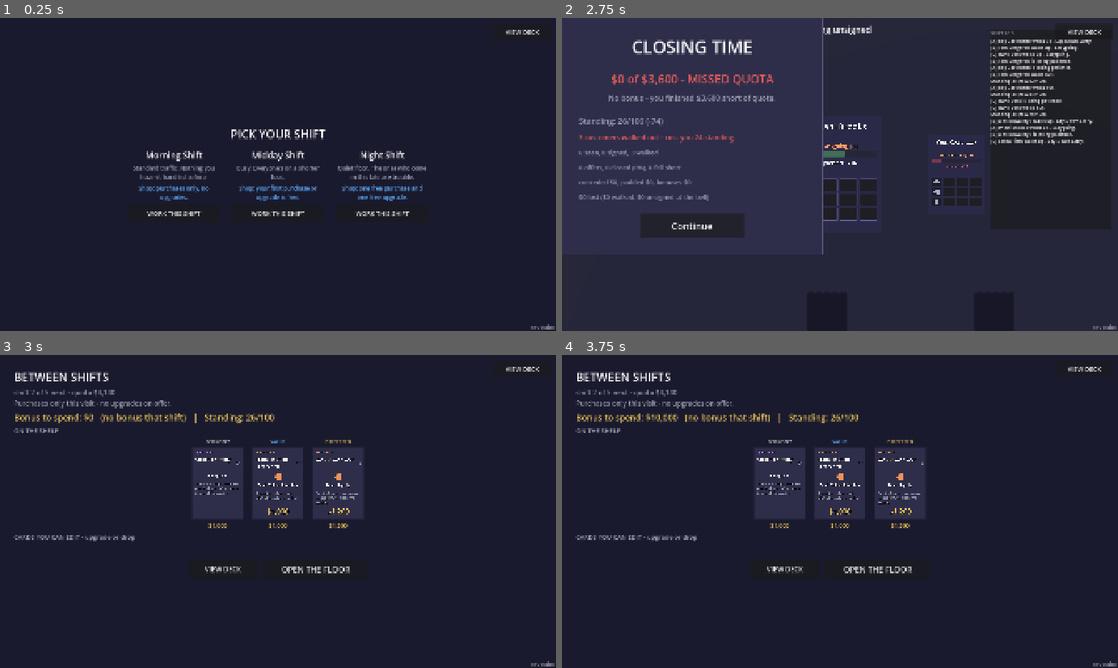
Above: before the commit, frames 1-4 (two rows, left to right).
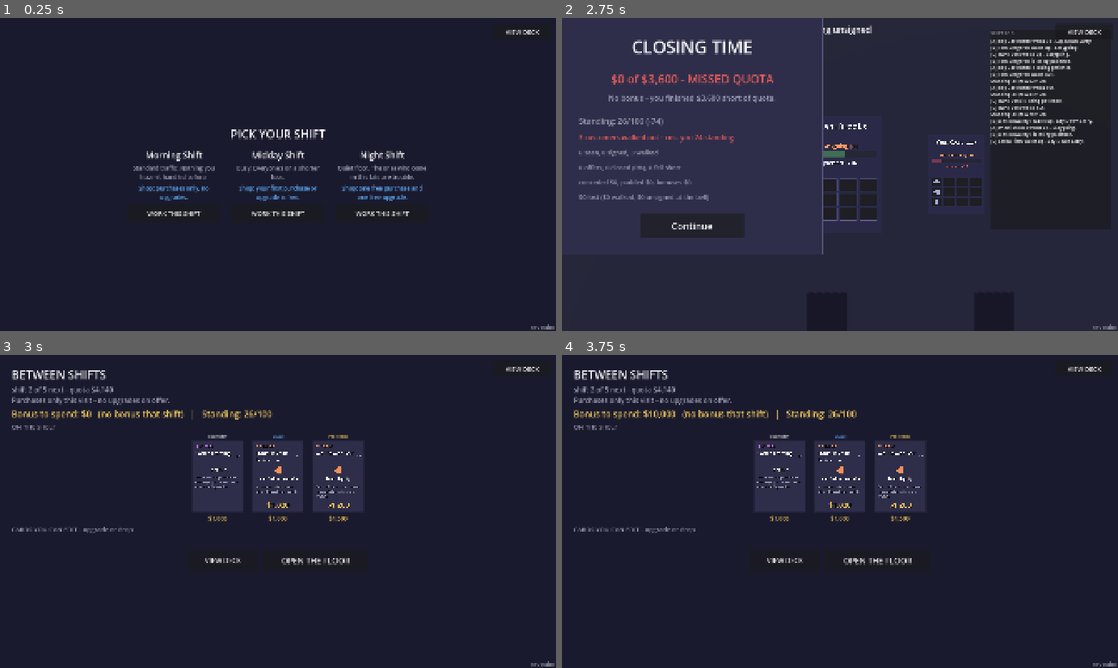
Above: after the commit, the same moments.

Repository: Painkills/RogueDealership
Game: Godot game, scene res://scenes/run.tscn
Two runs of this game, one before a commit and one after it. Both use one fixed random seed, a clock stepped at 60 frames per second and the inputs below.
Inputs (mouse positions are in pixels of both pictures, inside the frame that each line leads up to; where the layout moved, square brackets give the same spot in the first picture):
- Up to frame 1 (0.25 s): no input
- Up to frame 2 (2.75 s): click "WORK THIS SHIFT" at 0.5 s; click (589, 30) at 1.25 s; click (589, 30) at 2 s
- Up to frame 3 (3 s): click "Continue" at 2.75 s
- Up to frame 4 (3.75 s): click (840, 395) [840, 398] at 3.5 s

Frames 1-2 are identical in both runs. In frame 3, 5.6% of the frame differs, in the area x 2-66%, y 4-70%; in frame 4, 5.7%.

Commit message:
fix: rarity-tag two WIP starter cards, fix shop layout/driver fallout
wap and checkNotes were authored as starter=true before the rarity
system existed, so they never got tagged Basic - the starter-rarity
guard in test_cards.gd caught them at rarity=3 (PREFERRED).

The rarity system also inserted a new row into every shelf/deck slot,
which pushed the shop screen's Done button off-screen and broke
drive_run.gd's fixed-child-index lookups (get_child(0) used to be the
ShopCardButton, now it's the rarity label). Fixed the driver to find
the button by type like the rest of the file already does, and trimmed
the shop screen's margins/separation to fit the extra row.

Co-Authored-By: Claude Sonnet 5 <noreply@anthropic.com>

Diff:
--- a/game/data/cards/checkNotes.tres
+++ b/game/data/cards/checkNotes.tres
@@ -21,7 +21,7 @@
 text = "\"Uh... and what's really nice about this one is that... um...\""
 starter = true
 price = 1200
-rarity = 3
+rarity = 0
 effects = Array[ExtResource("1_8h0vr")]([SubResource("Resource_5u756")])
 upgraded_effects = Array[ExtResource("1_8h0vr")]([SubResource("Resource_ejqt0")])
 metadata/_custom_type_script = "uid://56yr8s6ek5x3"
--- a/game/data/products/wap.tres
+++ b/game/data/products/wap.tres
@@ -25,7 +25,7 @@
 text = "Provides financial protection from life's \"What Ifs\""
 starter = true
 price = 1250
-rarity = 3
+rarity = 0
 effects = Array[ExtResource("1_kming")]([SubResource("Resource_3ka7l")])
 upgraded_effects = Array[ExtResource("1_kming")]([SubResource("Resource_rifbx")])
 metadata/_custom_type_script = "uid://cjjt8kflgpayg"
--- a/game/scenes/shop.tscn
+++ b/game/scenes/shop.tscn
@@ -12,107 +12,107 @@
 [sub_resource type="StyleBoxFlat" id="StyleBoxFlat_8yt8d"]
 bg_color = Color(0.101960786, 0.101960786, 0.18039216, 0.88)
 
-[node name="ShopScreen" type="PanelContainer" unique_id=70490178]
+[node name="ShopScreen" type="PanelContainer" unique_id=2101934228]
 anchor_right = 1.0
 anchor_bottom = 1.0
 theme_override_styles/panel = SubResource("StyleBoxFlat_8r1wq")
 script = ExtResource("1_1l46r")
 
-[node name="Margin" type="MarginContainer" parent="." unique_id=1952534207]
+[node name="Margin" type="MarginContainer" parent="." unique_id=1618291230]
 layout_mode = 2
-theme_override_constants/margin_left = 48
-theme_override_constants/margin_top = 48
-theme_override_constants/margin_right = 48
-theme_override_constants/margin_bottom = 48
+theme_override_constants/margin_left = 40
+theme_override_constants/margin_top = 40
+theme_override_constants/margin_right = 40
+theme_override_constants/margin_bottom = 40
 
-[node name="Column" type="VBoxContainer" parent="Margin" unique_id=765325505]
+[node name="Column" type="VBoxContainer" parent="Margin" unique_id=2036267863]
 layout_mode = 2
-theme_override_constants/separation = 10
+theme_override_constants/separation = 8
 
-[node name="TitleLabel" type="Label" parent="Margin/Column" unique_id=538357009]
+[node name="TitleLabel" type="Label" parent="Margin/Column" unique_id=810271265]
 unique_name_in_owner = true
 layout_mode = 2
 theme_override_font_sizes/font_size = 40
 theme_override_colors/font_color = Color(0.9490196, 0.9490196, 0.9490196, 1)
 text = "BETWEEN SHIFTS"
 
-[node name="ShiftWrap" type="PanelContainer" parent="Margin/Column" unique_id=829883266]
+[node name="ShiftWrap" type="PanelContainer" parent="Margin/Column" unique_id=465793355]
 layout_mode = 2
 mouse_filter = 2
 theme_override_styles/panel = SubResource("StyleBoxEmpty_ajxib")
 
-[node name="ShiftLabel" type="Label" parent="Margin/Column/ShiftWrap" unique_id=1058369130]
+[node name="ShiftLabel" type="Label" parent="Margin/Column/ShiftWrap" unique_id=1801344599]
 unique_name_in_owner = true
 layout_mode = 2
 theme_override_font_sizes/font_size = 24
 theme_override_colors/font_color = Color(0.6039216, 0.6039216, 0.6901961, 1)
 text = "shift 1 of 5"
 
-[node name="ShiftTapTarget" type="Button" parent="Margin/Column/ShiftWrap" unique_id=898776285]
+[node name="ShiftTapTarget" type="Button" parent="Margin/Column/ShiftWrap" unique_id=2127390388]
 unique_name_in_owner = true
 layout_mode = 2
 flat = true
 
-[node name="MoneyLabel" type="Label" parent="Margin/Column" unique_id=1012820027]
+[node name="MoneyLabel" type="Label" parent="Margin/Column" unique_id=1624039436]
 unique_name_in_owner = true
 layout_mode = 2
 theme_override_font_sizes/font_size = 30
 theme_override_colors/font_color = Color(0.9098039, 0.75686276, 0.3529412, 1)
 text = "$0 to spend"
 
-[node name="ShelfSection" type="VBoxContainer" parent="Margin/Column" unique_id=1071394249]
+[node name="ShelfSection" type="VBoxContainer" parent="Margin/Column" unique_id=1045800332]
 layout_mode = 2
 theme_override_constants/separation = 10
 
-[node name="OnShelfTitle" type="Label" parent="Margin/Column/ShelfSection" unique_id=1095787496]
+[node name="OnShelfTitle" type="Label" parent="Margin/Column/ShelfSection" unique_id=403717844]
 unique_name_in_owner = true
 layout_mode = 2
 theme_override_font_sizes/font_size = 22
 theme_override_colors/font_color = Color(0.6039216, 0.6039216, 0.6901961, 1)
 text = "ON THE SHELF"
 
-[node name="ShelfRow" type="HBoxContainer" parent="Margin/Column/ShelfSection" unique_id=802900824]
+[node name="ShelfRow" type="HBoxContainer" parent="Margin/Column/ShelfSection" unique_id=2083192357]
 unique_name_in_owner = true
 layout_mode = 2
 theme_override_constants/separation = 28
 alignment = 1
 
-[node name="DeckSection" type="VBoxContainer" parent="Margin/Column" unique_id=1778090608]
+[node name="DeckSection" type="VBoxContainer" parent="Margin/Column" unique_id=1436111832]
 layout_mode = 2
 theme_override_constants/separation = 10
 
-[node name="DeckTitle" type="Label" parent="Margin/Column/DeckSection" unique_id=472446233]
+[node name="DeckTitle" type="Label" parent="Margin/Column/DeckSection" unique_id=1343893886]
 unique_name_in_owner = true
 layout_mode = 2
 theme_override_font_sizes/font_size = 22
 theme_override_colors/font_color = Color(0.6039216, 0.6039216, 0.6901961, 1)
 text = "CARDS YOU CAN EDIT - upgrade or drop"
 
-[node name="DeckRow" type="HBoxContainer" parent="Margin/Column/DeckSection" unique_id=1818299335]
+[node name="DeckRow" type="HBoxContainer" parent="Margin/Column/DeckSection" unique_id=1482638112]
 unique_name_in_owner = true
 layout_mode = 2
 theme_override_constants/separation = 28
 alignment = 1
 
-[node name="LogLabel" type="Label" parent="Margin/Column" unique_id=959211854]
+[node name="LogLabel" type="Label" parent="Margin/Column" unique_id=504529621]
 unique_name_in_owner = true
 layout_mode = 2
 theme_override_font_sizes/font_size = 22
 theme_override_colors/font_color = Color(0.8784314, 0.3529412, 0.3529412, 1)
 
-[node name="ButtonRow" type="HBoxContainer" parent="Margin/Column" unique_id=1449598303]
+[node name="ButtonRow" type="HBoxContainer" parent="Margin/Column" unique_id=695612190]
 layout_mode = 2
 theme_override_constants/separation = 20
 alignment = 1
 
-[node name="ViewDeckButton" type="Button" parent="Margin/Column/ButtonRow" unique_id=2097145597]
+[node name="ViewDeckButton" type="Button" parent="Margin/Column/ButtonRow" unique_id=1669825038]
 unique_name_in_owner = true
 custom_minimum_size = Vector2(240, 72)
 layout_mode = 2
 theme_override_font_sizes/font_size = 24
 text = "VIEW DECK"
 
-[node name="DoneButton" type="Button" parent="Margin/Column/ButtonRow" unique_id=1788282256]
+[node name="DoneButton" type="Button" parent="Margin/Column/ButtonRow" unique_id=1496445385]
 unique_name_in_owner = true
 custom_minimum_size = Vector2(360, 72)
 layout_mode = 2
--- a/game/scripts/view/shop_screen.gd
+++ b/game/scripts/view/shop_screen.gd
@@ -134,15 +134,17 @@
 
 func _build_slot(row: HBoxContainer) -> Dictionary:
 	var slot := VBoxContainer.new()
-	slot.add_theme_constant_override("separation", 6)
+	slot.add_theme_constant_override("separation", 4)
 	slot.alignment = BoxContainer.ALIGNMENT_CENTER
 	row.add_child(slot)
 
 	# Store-only, not on the card itself - a corner badge on the card face
 	# made every card busier everywhere it appears (hand, table, deck
 	# viewer), for a fact that only matters here, while you are shopping.
+	# Small: this is a third row stacked into every shelf/deck slot, and the
+	# screen's whole vertical budget was already tuned tight before it existed.
 	var rarity := Label.new()
-	rarity.add_theme_font_size_override("font_size", 16)
+	rarity.add_theme_font_size_override("font_size", 12)
 	rarity.horizontal_alignment = HORIZONTAL_ALIGNMENT_CENTER
 	slot.add_child(rarity)
 
--- a/game/tools/build_shop_scene.gd
+++ b/game/tools/build_shop_scene.gd
@@ -38,17 +38,22 @@
 
 	var margin := MarginContainer.new()
 	margin.name = "Margin"
+	# Trimmed from 48 once each shelf/deck slot grew a third (rarity) row -
+	# the screen's own vertical budget, not the rows inside it, is what had
+	# to give: shrinking a row's content was ruled out below this same reason
+	# already, in the col separation comment.
 	for side in ["left", "top", "right", "bottom"]:
-		margin.add_theme_constant_override("margin_" + side, 48)
+		margin.add_theme_constant_override("margin_" + side, 40)
 	root.add_child(margin)
 	margin.owner = root
 
 	var col := VBoxContainer.new()
 	col.name = "Column"
-	# Trimmed from 16 once the money row grew a second line for Shop.perk_text()
-	# - six gaps between seven rows, so a few px back here is real headroom
-	# without shrinking any row's own content.
-	col.add_theme_constant_override("separation", 10)
+	# Trimmed from 16 once the money row grew a second line for Shop.perk_text(),
+	# then from 10 once each shelf/deck slot grew a third (rarity) row - six
+	# gaps between seven rows, so a few px back here is real headroom without
+	# shrinking any row's own content.
+	col.add_theme_constant_override("separation", 8)
 	margin.add_child(col)
 	col.owner = root
 
--- a/game/tools/drive_run.gd
+++ b/game/tools/drive_run.gd
@@ -231,7 +231,7 @@
 	# visible the whole time.
 	for row in [shelf_row, deck_row]:
 		for slot in row.get_children():
-			var card := slot.get_child(0) as Control
+			var card := _slot_card(slot) as Control
 			_check("%s's card clips its own content, so a render quirk can never"
 				% slot.name + " paint past its box (%s)" % card.name, card.clip_contents)
 			var texture := card.get_node(^"TextureRect") as TextureRect
@@ -303,7 +303,7 @@
 
 	var uid: int = shop.upgrade_offers[0]
 	var inst := shop.find(uid)
-	var card := deck_row.get_child(0).get_child(0) as ShopCardButton
+	var card := _slot_card(deck_row.get_child(0))
 	card.pressed.emit()
 	_check("clicking the deck card opens the detail overlay", detail.visible)
 	_check("titled after the card that was clicked (%s)" % detail._title.text,
@@ -343,7 +343,7 @@
 		# it walks shop.upgrade_offers itself, which is rolled once and never
 		# reshuffled - so index 1 is still this uid's slot.
 		deck_row = shop_view.get_node(^"%DeckRow") as HBoxContainer
-		var drop_card := deck_row.get_child(1).get_child(0) as ShopCardButton
+		var drop_card := _slot_card(deck_row.get_child(1))
 		drop_card.pressed.emit()
 		_check("clicking a second deck card opens its own detail", detail.visible)
 		var drop_price := shop.remove_price()
@@ -378,6 +378,15 @@
 	tap.pressed.emit()
 	_check("tapping the quota line adds $10,000 too (%d -> %d)"
 		% [before, shop_view._shop.run.money], shop_view._shop.run.money == before + 10000)
+
+## A shelf/deck slot is a VBoxContainer whose children now include a rarity
+## Label alongside the ShopCardButton (shop_screen.gd's _build_slot) - find
+## the button by type instead of assuming it sits at a fixed child index.
+func _slot_card(slot: Node) -> ShopCardButton:
+	for child in slot.get_children():
+		if child is ShopCardButton:
+			return child
+	return null
 
 ## Product cells are a VBoxContainer of [Label, chip, chip, ...] (or
 ## [Label, CenterContainer(dash)] when empty) - extra copies stack below the
@@ -494,7 +503,7 @@
 	shop.run.money = 999999
 	var before := _run.deck.cards.size()
 	var detail: ShopCardDetail = shop_view.get_node(^"%Detail")
-	var card := shelf_row.get_child(0).get_child(0) as ShopCardButton
+	var card := _slot_card(shelf_row.get_child(0))
 	card.pressed.emit()
 	_check("clicking the shelf card opens the confirm overlay, not an instant buy",
 		detail.visible)
